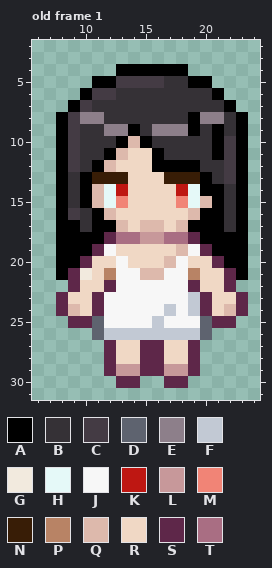
Pixel-art file -- _Data/BlackHair.aseprite. That is the earlier state.
32x32 pixels, 2 frames. Shown: old frame 1: x 6..24, y 2..31. The commit also changed other frames, which this record leaves out.
Palette (. is transparent): A #000000  B #353136  C #443b44  D #5e636f  E #8d7f8a  F #c2c9d4  G #f2eade  H #e5f9f8  J #f7f7f7  K #be1712  L #c7989a  M #f18476  N #381d06  P #b88365  Q #ddb9ac  R #f0d8c5  S #5e2749  T #a96e83
Pixels before, old frame 1, first column x 8:
 4 .....AAAAAA.....
 5 ...AACCCCBBAA...
 6 ..ACCBBBBBBBBA..
 7 .ACBBBBBBBBBBBA.
 8 ACEEBBBBBBBAEEBA
 9 ACBBEEABEEEABABA
10 ACBBBAQABBBBBACA
11 ACBBAQRRABBBBACA
12 ACBAQRRRAAAABBCA
13 ABANNNRRRNNNABCA
14 ABAQHKRRRRKHAABA
15 ABAQHMRRRRMHQABA
16 ACBAQRRRRRRQAABA
17 AABAAQRQQRQAAABA
18 AAAASTTLLTTSAAAA
19 AAASJRRRRRQJSAAA
20 AASRRJRRRQJRRSAA
21 ASGRPJJQQJJPRRSA
22 .SRRSJJJJJJSRRS.
23 SRRSJJJJJJJFSRRS
24 SQRSJJJJJFJFSRQS
25 .SSDJJJJFJJJDSS.
26 ...DFFFFFFFFD...
27 ....SRRSSRRS....
28 ....SRRSSRRS....
29 ....SLLSSLLS....
30 .....SS..SS.....
The same view after the edit:
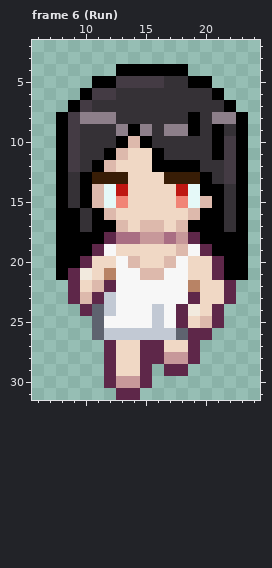
A new or re-ordered frame is compared with the old frame closest to it.
The commit says: 主角的正面跑動
The exact change:
frames 2 -> 10
Changed rows in their new state; - is an unchanged pixel.
Frame 6 (Run) is new; against old frame 1, layer "Layer 1":
first column x 12:
 8 E-------B-E
 9 B--EB------
first column x 8:
16 -A--------------
18 ----------L-----
20 ------Q---------
21 -----------R-SA-
22 ---Q-------P----
23 .SQ-F------SR-S.
24 ..SDF---FJSGRS..
25 -..-------SRQ-.-
26 ----------DSS---
28 ---------LL-----
29 -----RR-.SS.----
30 ----SLLS-..-----
31 -----SS---------
Pixel boxes of the changes (left, top, right, bottom) in both pictures:
changed: (104, 112, 236, 136)
changed: (68, 208, 80, 220)
changed: (56, 232, 248, 400)
